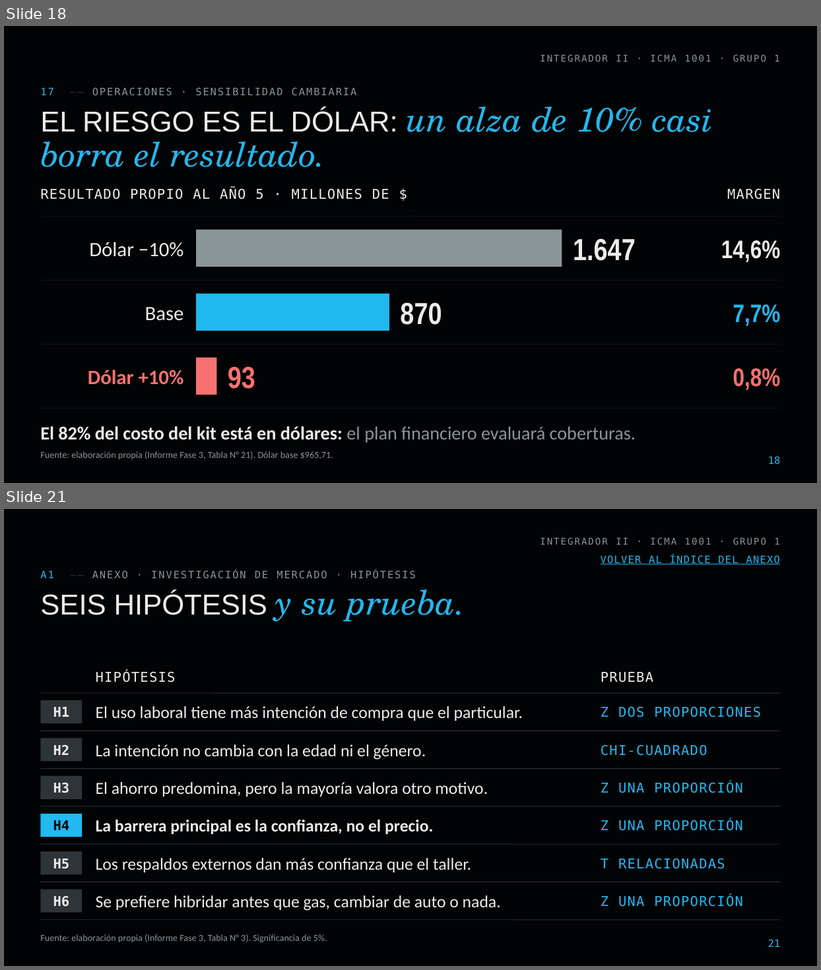
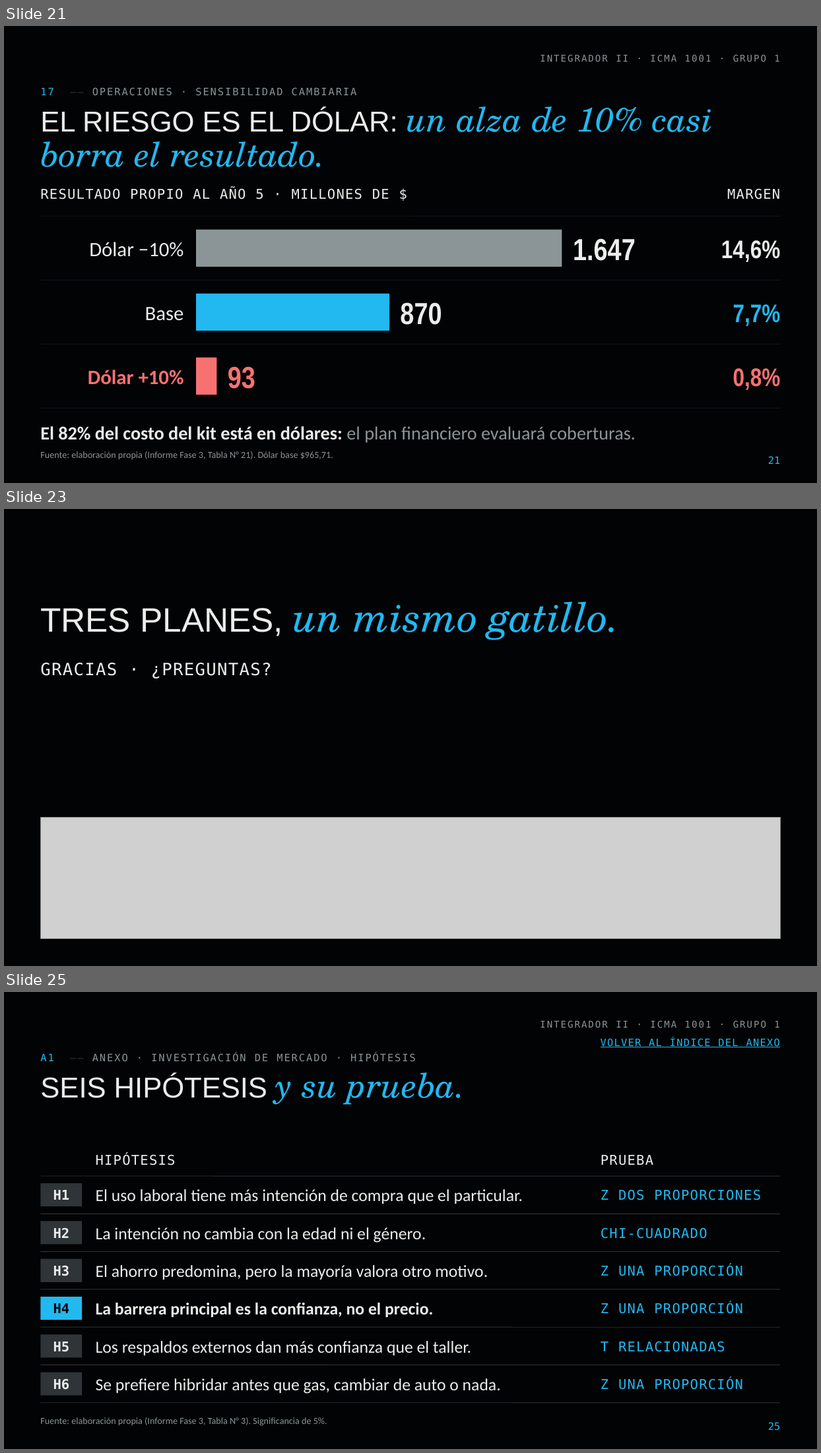
Before and after one commit to diegoaam0109-ux/lumine, a slide deck: fase-3/Grupo_01_LumineMotors_Fase3.pptx. Shown one above the other, each under a label of ours: slides 18 and 21 before the commit, slides 21, 23 and 25 after it; the slides between them are not shown. The pictures are 821x970 and 821x1453 pixels, drawn with LibreOffice and Linux fonts; fonts in the diff are those of the drawing; grey boxes stand for pictures; background and template pictures are left out. Boxes give left, top, right and bottom in pixels: in the first picture for what was removed or moved away, otherwise in the second. Text is boxed around its words. In the diff, an @@ line names an element or a change of style, - is before the commit and + after.

```diff
--- a/fase-3/Grupo_01_LumineMotors_Fase3.pptx
+++ b/fase-3/Grupo_01_LumineMotors_Fase3.pptx
@@ slide 23 added at <box>4,509,817,966</box>, background picture (left out) @@
@@ text added at <box>40,601,620,640</box>, 48 pt, text #22B8F0, italic @@
+TRES PLANES, un mismo gatillo.
@@ text added at <box>40,663,272,679</box>, 20 pt, text #ECECEC @@
+GRACIAS · ¿PREGUNTAS?
@@ picture added at <box>40,818,781,939</box> @@
@@ what was slide 18 is now slide 21 @@
@@ page number at <box>768,456,780,464</box>: text changed @@
-18
+21
@@ what was slide 21 is now slide 25 @@
@@ page number at <box>768,1422,780,1431</box>: text changed @@
-21
+25
```
Also in this commit, not shown: 15 slides changed, 3 other slides added, 14 other files.
